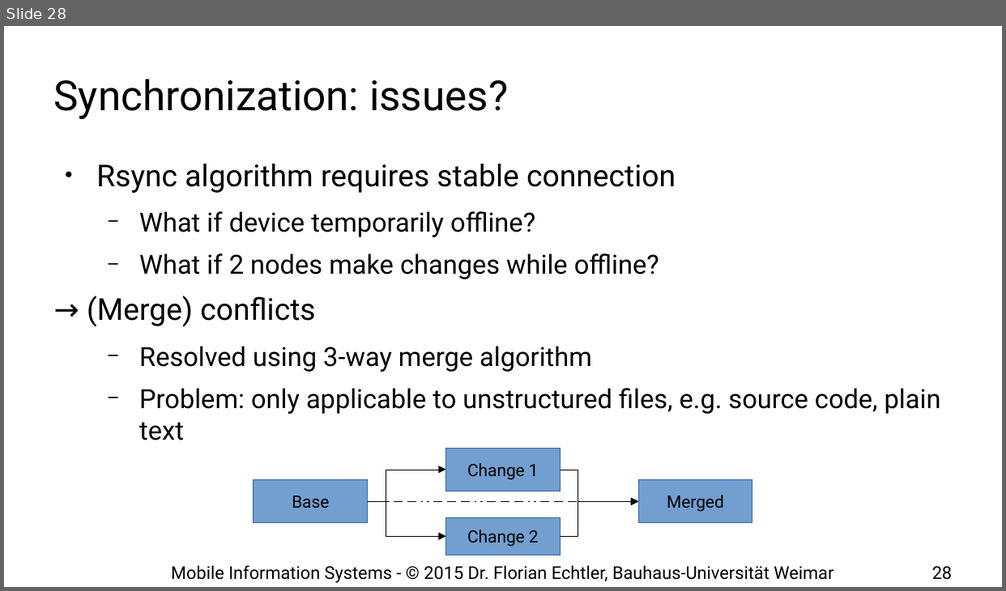
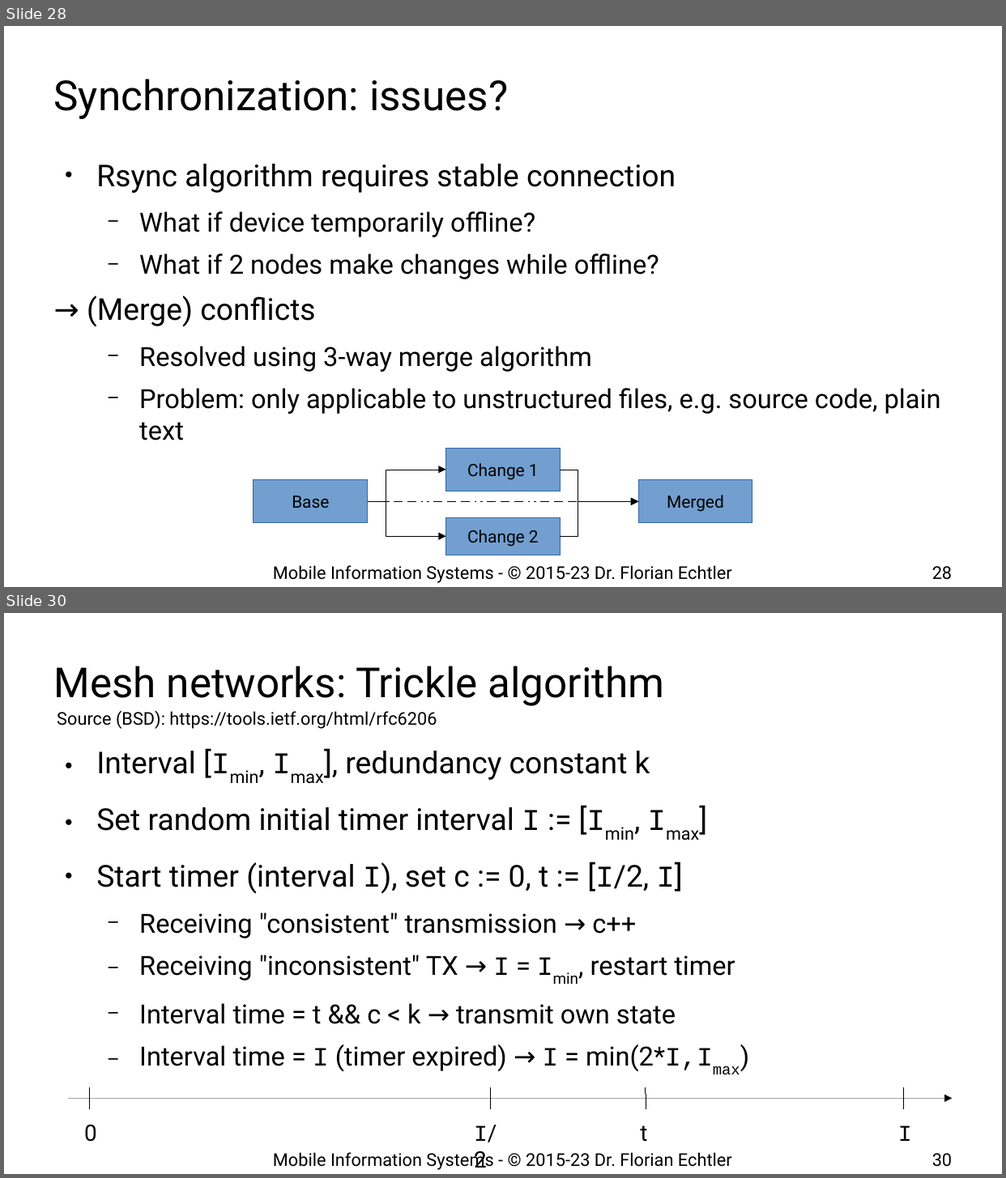
Before and after one commit to floe/mobile-information-systems, a slide deck: 12-mobile-algorithms.odp. Shown one above the other, each under a label of ours: slide 28 before the commit, slides 28 and 30 after it; the slides between them are not shown. The pictures are 1006x591 and 1006x1178 pixels, drawn with LibreOffice and Linux fonts; fonts in the diff are those of the drawing; background and template pictures are left out. Boxes give left, top, right and bottom in pixels: in the first picture for what was removed or moved away, otherwise in the second. Text is boxed around its words. In the diff, an @@ line names an element or a change of style, - is before the commit and + after.

Commit message:
move trickle algo to #12

```diff
--- a/12-mobile-algorithms.odp
+++ b/12-mobile-algorithms.odp
@@ slide 30 added at bbox=[4, 613, 1002, 1174], background #FFFFFF @@
@@ title added at bbox=[54, 666, 665, 706], 33 pt, text #000000 @@
+Mesh networks: Trickle algorithm
@@ text added at bbox=[57, 711, 437, 729], 14 pt, text #000000 @@
+Source (BSD): https://tools.ietf.org/html/rfc6206
@@ text added at bbox=[96, 751, 735, 1072], 21 pt, text #000000 @@
+● Interval [Imin, Imax], redundancy constant k
+● Set random initial timer interval I := [Imin, Imax]
+● Start timer (interval I), set c := 0, t := [I/2, I]
+  − Receiving "consistent" transmission → c++
+  − Receiving "inconsistent" TX → I = Imin, restart timer
+  − Interval time = t && c < k → transmit own state
+  − Interval time = I (timer expired) → I = min(2*I,Imax)
@@ arrow added from (68, 1098) to (953, 1098), #000000 0 pt @@
@@ line added from (90, 1088) to (90, 1110), #000000 0 pt @@
@@ line added from (490, 1088) to (490, 1110), #000000 0 pt @@
@@ line added from (646, 1088) to (646, 1110), #000000 0 pt @@
@@ line added from (904, 1088) to (904, 1110), #000000 0 pt @@
@@ text added at bbox=[84, 1125, 97, 1142], 18 pt, text #000000 @@
+0
@@ text added at bbox=[474, 1125, 496, 1168], 18 pt, text #000000 @@
+I/2
@@ text added at bbox=[640, 1126, 647, 1142], 18 pt, text #000000 @@
+t
@@ text added at bbox=[898, 1126, 912, 1141], 18 pt, text #000000 @@
+I
@@ text added at bbox=[273, 1152, 732, 1170], 14 pt, text #000000 @@
+Mobile Information Systems - © 2015-23 Dr. Florian Echtler
@@ page number added at bbox=[932, 1153, 952, 1167], 14 pt, text #000000 @@
+30
@@ slide 28 changed as well @@
@@ text at bbox=[273, 565, 732, 583]: text changed @@
-Mobile Information Systems - © 2015 Dr. Florian Echtler, Bauhaus-Universität Weimar
+Mobile Information Systems - © 2015-23 Dr. Florian Echtler
```
Also in this commit, not shown: 28 other slides changed, 1 other slide added, 1 other file.
